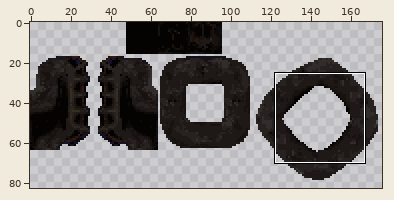
A sprite sheet gets an edit: assets/tileset.png. Above: a wide view before the commit, with the close-up outlined.
Close-up. Before:
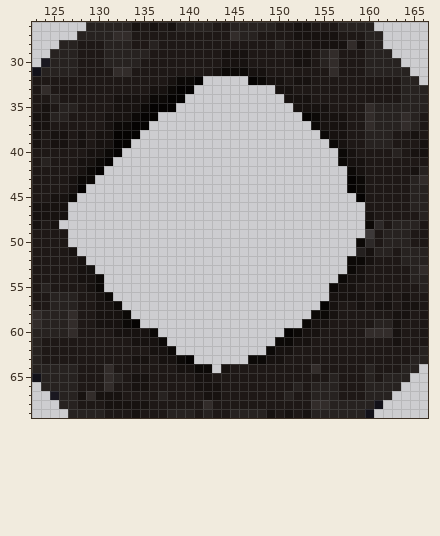
The file is 176x208 pixels. Colours within 5 levels of each other are drawn and written as one. Shown: x 123..166, y 26..69. The wide view leaves out empty margins. The commit also changed other parts of the picture, which this record leaves out.
And afterwards:
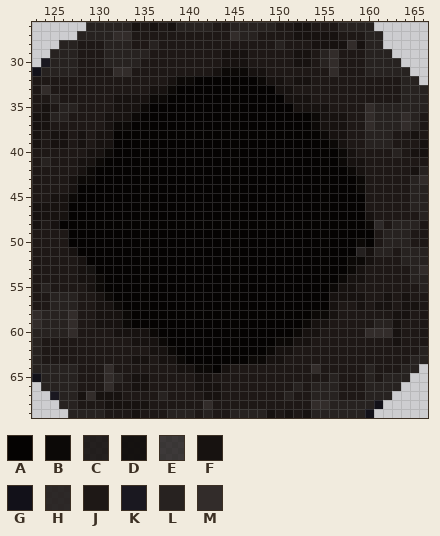
Palette (. is transparent): A #050302  B #0c0907  C #0e0a08e2  D #0e0b09f6  E #130f0dc6  F #171210  G #121119  H #191412e2  J #1e1816  K #1a1820  L #272220  M #322c2a
Diff:
Changed rows in their new state; - is an unchanged pixel.
first column x 126:
32 ----------------AAAAA--------------
33 ---------------AAAAAAAAA-----------
34 --------------AAAAAAAAAAA----------
35 -------------AAAAAAAAAAAAA---------
36 -----------AAAAAAAAAAAAAAAA--------
37 ----------AAAAAAAAAAAAAAAAAA-------
38 ---------AAAAAAAAAAAAAAAAAAAA------
39 --------AAAAAAAAAAAAAAAAAAAAAA-----
40 -------AAAAAAAAAAAAAAAAAAAAAAAA----
41 ------AAAAAAAAAAAAAAAAAAAAAAAAA----
42 -----AAAAAAAAAAAAAAAAAAAAAAAAAAA---
43 ----AAAAAAAAAAAAAAAAAAAAAAAAAAAA---
44 ---AAAAAAAAAAAAAAAAAAAAAAAAAAAAA---
45 --AAAAAAAAAAAAAAAAAAAAAAAAAAAAAAA--
46 -AAAAAAAAAAAAAAAAAAAAAAAAAAAAAAAAA-
47 -AAAAAAAAAAAAAAAAAAAAAAAAAAAAAAAAA-
48 AAAAAAAAAAAAAAAAAAAAAAAAAAAAAAAAAA-
49 -AAAAAAAAAAAAAAAAAAAAAAAAAAAAAAAAAA
50 -AAAAAAAAAAAAAAAAAAAAAAAAAAAAAAAA-A
51 --AAAAAAAAAAAAAAAAAAAAAAAAAAAAAAA--
52 ---AAAAAAAAAAAAAAAAAAAAAAAAAAAAA---
53 ----AAAAAAAAAAAAAAAAAAAAAAAAAAAA---
54 -----AAAAAAAAAAAAAAAAAAAAAAAAAA----
55 -----AAAAAAAAAAAAAAAAAAAAAAAAA-----
56 ------AAAAAAAAAAAAAAAAAAAAAAAA-----
57 -------AAAAAAAAAAAAAAAAAAAAAA------
58 --------AAAAAAAAAAAAAAAAAAAA-------
59 ---------AAAAAAAAAAAAAAAAAA--------
60 -----------AAAAAAAAAAAAAA----------
61 ------------AAAAAAAAAAAA-----------
62 -------------AAAAAAAAAA------------
63 ---------------AAAAAA--------------
64 -----------------A-----------------
Pixel boxes of the changes (left, top, right, bottom) in both close-ups:
changed: (59, 76, 374, 373)
